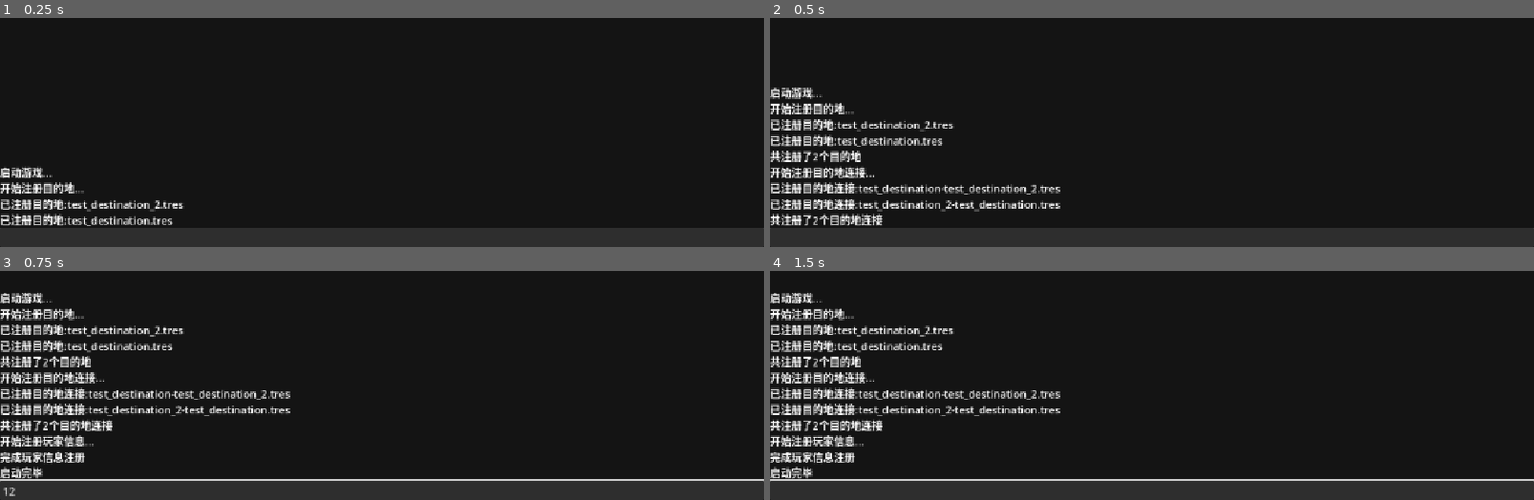
Above: before the commit, frames 1-4 (two rows, left to right).
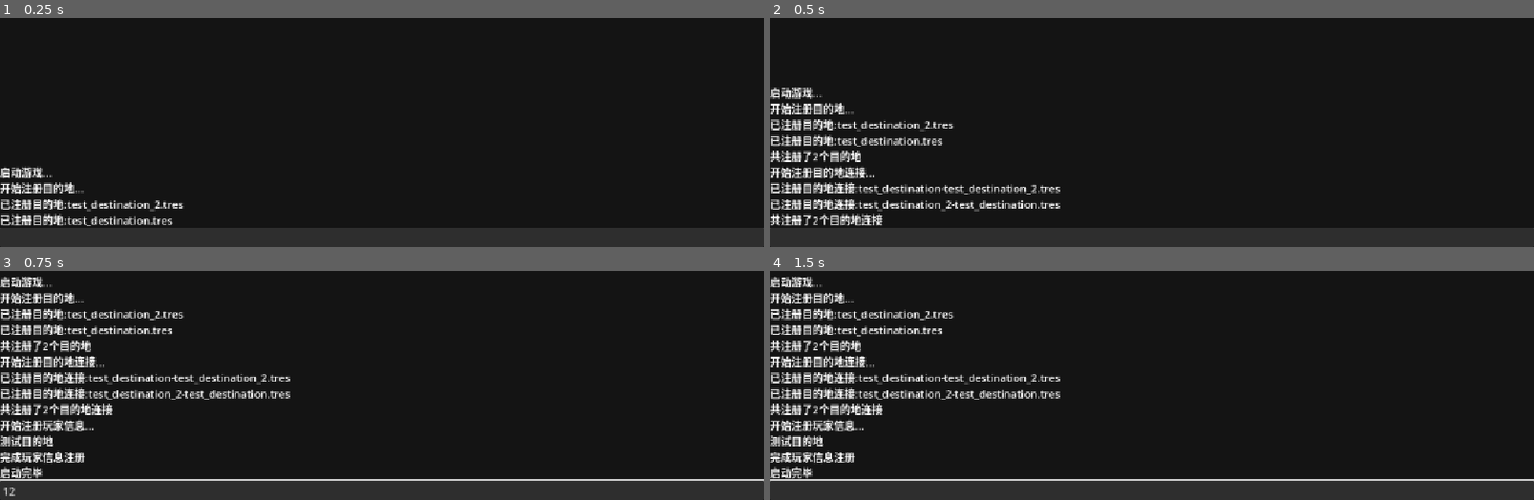
Above: after the commit, the same moments.

Repository: Pycnocline/old-school-legends
Game: Godot game, scene res://scenes/main_interface.tscn
The game is run twice, just before and just after one commit, with the same random seed, the same clock (stepped at 60 frames per second) and the same inputs.
Inputs (mouse positions are in pixels of both pictures, inside the frame that each line leads up to):
- Up to frame 1 (0.25 s): no input
- Up to frame 2 (0.5 s): no input
- Up to frame 3 (0.75 s): click (382, 490) at 0.52 s; type "12" at 0.6 s
- Up to frame 4 (1.5 s): tap Enter at 1.25 s

Frames 1-2 are identical in both runs. In frame 3, 5.4% of the frame differs, in the area x 0-38%, y 2-78%; in frame 4, 5.4%.

Commit message:
重新实现了移动功能

Diff:
--- a/project.godot
+++ b/project.godot
@@ -18,8 +18,8 @@
 [autoload]
 
 SignalBus="*res://scrpits/core/signal_bus.gd"
+Gamedb="*res://scrpits/core/gamedb.gd"
 Option="*res://scrpits/core/option.gd"
-Gamedb="*res://scrpits/core/gamedb.gd"
 GameManager="*res://scrpits/core/game_manager.gd"
 CommandHandler="*res://scrpits/core/command_handler.gd"
 TimeSystem="*res://scrpits/core/time_system.gd"
--- a/scrpits/core/game_host.gd
+++ b/scrpits/core/game_host.gd
@@ -1,17 +1,15 @@
 extends Node
 
-var last_control_time_stamp: int = Time.get_unix_time_from_system()
+var last_control_time_stamp: int = int(Time.get_unix_time_from_system())
 
-var available_action: Array = [
-		"[url=" + str(last_control_time_stamp) + "/0][wave]>> 移动 <<[/wave][/url]",
-		"[url=" + str(last_control_time_stamp) + "/1][wave]>> 等待 <<[/wave][/url]",
-		"[url=" + str(last_control_time_stamp) + "/2][wave]>> 暂停 <<[/wave][/url]",
-		"[url=" + str(last_control_time_stamp) + "/3][wave]>> 背包 <<[/wave][/url]",
-		"[url=" + str(last_control_time_stamp) + "/4][wave]>> 观察四周 <<[/wave][/url]",
-	]
+var heading_desination_id: String
+var reached_time: int
+
+func _ready() -> void:
+	SignalBus.text_meta_clicked.connect(handle_text_click)
 
 func show_info_panel() -> void:
-	last_control_time_stamp = Time.get_unix_time_from_system()
+	last_control_time_stamp = int(Time.get_unix_time_from_system())
 
 	SignalBus.message_output.emit("[hr]")
 	SignalBus.message_output.emit(TimeSystem.get_time_string() + "  -  " + Gamedb.player_state.position.name)
@@ -22,6 +20,14 @@
 	SignalBus.message_output.emit(data_text)
 	SignalBus.message_output.emit("▼[可用行动列表]--------------------")
 
+	var available_action: Array = [
+		"[url=" + str(last_control_time_stamp) + "/gamehost/move][wave]>> 移动 <<[/wave][/url]",
+		"[url=" + str(last_control_time_stamp) + "/gamehost/wait][wave]>> 等待 <<[/wave][/url]",
+		"[url=" + str(last_control_time_stamp) + "/gamehost/pause][wave]>> 暂停 <<[/wave][/url]",
+		"[url=" + str(last_control_time_stamp) + "/gamehost/bag][wave]>> 背包 <<[/wave][/url]",
+		"[url=" + str(last_control_time_stamp) + "/gamehost/lookaround][wave]>> 观察四周 <<[/wave][/url]",
+	]
+
 	var object = 0
 	var action_text:String = "    "
 	for action in available_action:
@@ -30,5 +36,91 @@
 		if object % 4 == 0:
 			SignalBus.message_output.emit(action_text)
 			action_text = "    "
-	if action_text != "":
+	if action_text != "    ":
 		SignalBus.message_output.emit(action_text)
+
+func look_to_move() -> void:
+	last_control_time_stamp = int(Time.get_unix_time_from_system())
+
+	SignalBus.message_output.emit("[hr]")
+	SignalBus.message_output.emit(Gamedb.player_state.name + "看了看四周，寻找能移动到的目的地...")
+
+	var possible_destinations = get_posible_destinations(Gamedb.player_state.position.id)
+	if possible_destinations == []:
+		SignalBus.message_output.emit("但是并没有发现可以前往的地方！")
+	else:
+		SignalBus.message_output.emit("要去哪里呢？")
+		var object = 0
+		var des_text:String = "    "
+		for possible_destination in possible_destinations:
+			object += 1
+			des_text += "[url=" + str(last_control_time_stamp) + "/gamehost/moveto/"+ possible_destination.id + "][wave]>> " + possible_destination.name + " <<[/wave][/url]" + "          "
+			if object % 3 == 0:
+				SignalBus.message_output.emit(des_text)
+				des_text = "    "
+			if des_text != "    ":
+				SignalBus.message_output.emit(des_text)
+		SignalBus.message_output.emit("    [url=" + str(last_control_time_stamp) + "/gamehost/info][wave]>> 返回 <<[/wave][/url]")
+
+
+func try_to_move(id:String) -> void:
+	var des = get_destination_by_id(id)
+	SignalBus.message_output.emit(Gamedb.player_state.name + "起身准备前往" + des.name + "...")
+	var check_destinations = get_posible_destinations(Gamedb.player_state.position.id)
+	var checked = false
+	for destination in check_destinations:
+		if destination.id == id:
+			checked = true
+			break
+	if not checked:
+		SignalBus.message_output.emit("但是可能是因为时间变动，[color=red]现在好像[shake]没法[/shake]前往" + des.name + "[/color]")
+		show_info_panel()
+	else:
+		SignalBus.message_output.emit("[color=green][pulse]正在前往" + des.name + "[/pulse][/color]")
+		heading_desination_id = id
+		reached_time = get_connect(Gamedb.player_state.position.id, id)[0].travel_time
+		SignalBus.time_ticked.connect(update_moving)
+
+
+func update_moving() -> void:
+	reached_time -= 1
+	if reached_time <= 0:
+		SignalBus.time_ticked.disconnect(update_moving)
+		Gamedb.player_state.position = get_destination_by_id(heading_desination_id)
+		SignalBus.message_output.emit(Gamedb.player_state.name + "到达了目的地！")
+		show_info_panel()
+
+
+
+
+func get_posible_destinations(id:String) -> Array[Destination]:
+	var possible_destinations: Array[Destination]
+	for des_connect in Gamedb.all_destination_connect:
+		if des_connect.connect_from.id == id:
+			possible_destinations.append(des_connect.connect_to)
+	return possible_destinations
+
+func get_connect(fromid:String, toid:String) -> Array[DestinationConnect]:
+	var possible_connects: Array[DestinationConnect]
+	for des_connect in Gamedb.all_destination_connect:
+		if des_connect.connect_from.id == fromid and des_connect.connect_to.id == toid:
+			possible_connects.append(des_connect)
+	return possible_connects
+
+func get_destination_by_id(id:String) -> Destination:
+	for des in Gamedb.all_destinations:
+		if des.id == id:
+			return des
+	return
+
+func handle_text_click(meta) -> void:
+	if meta[1] != "gamehost":
+		return
+
+	match meta[2]:
+		"move":
+			look_to_move()
+		"moveto":
+			try_to_move(meta[3])
+		"info":
+			show_info_panel()
--- a/scrpits/core/game_manager.gd
+++ b/scrpits/core/game_manager.gd
@@ -1,20 +1,4 @@
 extends Node
-
-func output_state() -> void:
-	SignalBus.message_output.emit("[center]----------当前状态信息----------[/center]")
-	SignalBus.message_output.emit("玩家名称：" + Gamedb.player_state.name)
-	SignalBus.message_output.emit("所在位置:" + Gamedb.player_state.position.name)
-	SignalBus.message_output.emit("地点描述:" + Gamedb.player_state.position.description)
-	SignalBus.message_output.emit("[center]------------------------------[/center]")
-
-
-func look_to_move() -> void:
-	SignalBus.message_output.emit("尝试移动...")
-	SignalBus.message_output.emit("[center]----------可选移动地址----------[/center]")
-	var possible_destinations = _get_posible_destinations(Gamedb.player_state.position.id)
-	for possible_destination in possible_destinations:
-		SignalBus.message_output.emit("移动到：[url=" + possible_destination.connect_to.id + "]" + possible_destination.connect_to.name + "[/url]")
-	SignalBus.message_output.emit("[center]------------------------------[/center]")
 
 func look_for_item() -> void:
 	SignalBus.message_output.emit("寻找可互动物品...")
@@ -23,18 +7,6 @@
 		SignalBus.message_output.emit(item.name)
 	SignalBus.message_output.emit("[center]------------------------------[/center]")
 
-func _get_posible_destinations(id:String) -> Array[DestinationConnect]:
-	var possible_destinations: Array[DestinationConnect]
-	for des_connect in Gamedb.all_destination_connect:
-		if des_connect.connect_from.id == id:
-			possible_destinations.append(des_connect)
-	return possible_destinations
-
-func move_to(id:String) -> void:
-	SignalBus.message_output.emit("开始移动...")
-	Gamedb.player_state.position_id = id
-	SignalBus.message_output.emit("移动完成")
-
 func do_game_circle() -> void:
 	DisplayServer.window_set_title("Old School Legends - " + TimeSystem.get_time_string())
 
--- a/scrpits/core/gamedb.gd
+++ b/scrpits/core/gamedb.gd
@@ -46,4 +46,5 @@
 func load_player_state() -> void:
 	SignalBus.message_output.emit("开始注册玩家信息...")
 	player_state = load("res://resources/player/player_state.tres")
+	SignalBus.message_output.emit(player_state.position.name)
 	SignalBus.message_output.emit("完成玩家信息注册")
--- a/scrpits/core/signal_bus.gd
+++ b/scrpits/core/signal_bus.gd
@@ -8,3 +8,5 @@
 signal time_ticked()		#时间已更新，按照新时间进行游戏循环
 
 signal player_data_signal(id:String, limit:bool)		#玩家数据达到上限或下限时触发事件，true为上限
+
+signal text_meta_clicked(meta:Array)		#文字超链接被点击
--- a/scrpits/interface/input_manager.gd
+++ b/scrpits/interface/input_manager.gd
@@ -23,4 +23,9 @@
 	print("收到用户输入：" + new_text)
 
 func _on_text_clicked(meta) -> void:
-	GameManager.move_to(meta)
+	var cliped_meta = meta.split("/")
+	var clicked_time: int = int(cliped_meta[0])
+	var current_time: int = int(GameHost.last_control_time_stamp)
+	if clicked_time != current_time:
+		return
+	SignalBus.text_meta_clicked.emit(cliped_meta)
